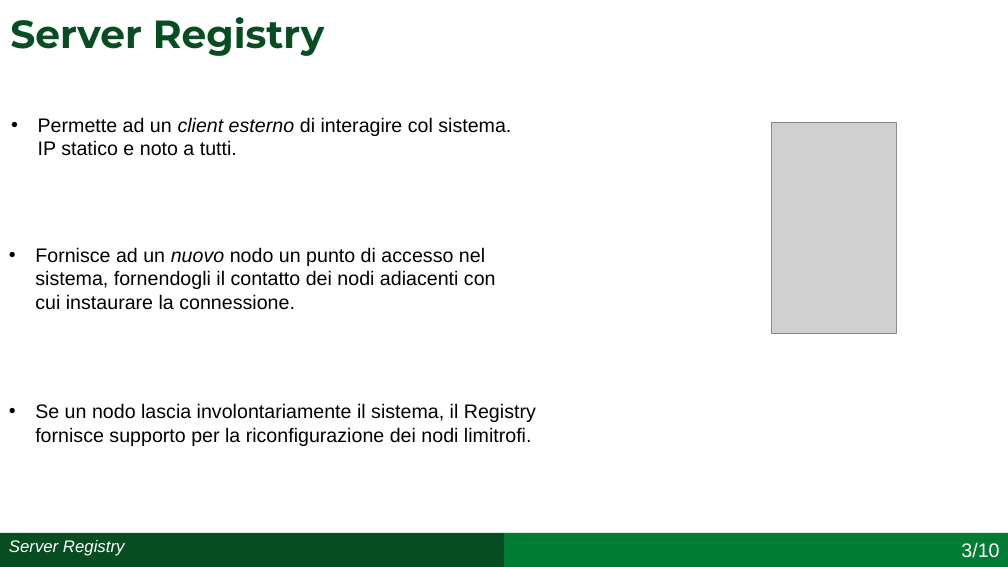
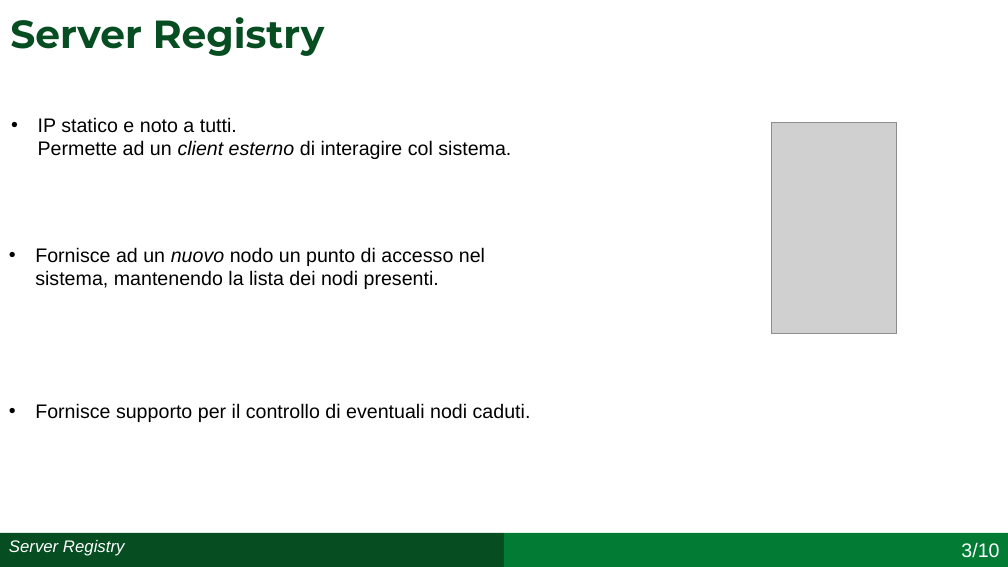
Before and after one commit to simonefesta/Chord_SDCC, a slide deck: slide 6 of Documentazione/Presentazione/Presentazione_Chord_Festa_0320408.pptx. Drawn at 1008x567 pixels with LibreOffice and Linux fonts; fonts in the diff are those of the drawing; grey boxes stand for pictures. Boxes give left, top, right and bottom in pixels: in the first picture for what was removed or moved away, otherwise in the second. Text is boxed around its words. In the diff, an @@ line names an element or a change of style, - is before the commit and + after.

```diff
--- a/Documentazione/Presentazione/Presentazione_Chord_Festa_0320408.pptx
+++ b/Documentazione/Presentazione/Presentazione_Chord_Festa_0320408.pptx
@@ text at [38, 117, 511, 159]: text changed @@
-• Permette ad un client esterno di interagire col sistema.
-  IP statico e noto a tutti.
+• IP statico e noto a tutti.
+  Permette ad un client esterno di interagire col sistema.
@@ text at [35, 247, 485, 289]: text changed @@
-• Fornisce ad un nuovo nodo un punto di accesso nel sistema, fornendogli il contatto dei nodi adiacenti con cui instaurare la connessione.
+• Fornisce ad un nuovo nodo un punto di accesso nel sistema, mantenendo la lista dei nodi presenti.
@@ text at [35, 403, 531, 422]: text changed @@
-• Se un nodo lascia involontariamente il sistema, il Registry
-  fornisce supporto per la riconfigurazione dei nodi limitrofi.
+• Fornisce supporto per il controllo di eventuali nodi caduti.
```
Also in this commit, not shown: 10 other slides changed, 1 other file.
